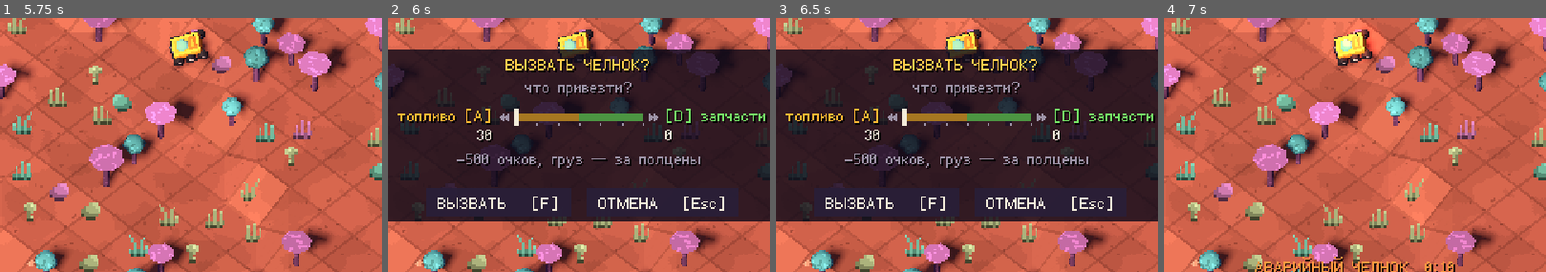
Above: before the commit, frames 1-4 (left to right).
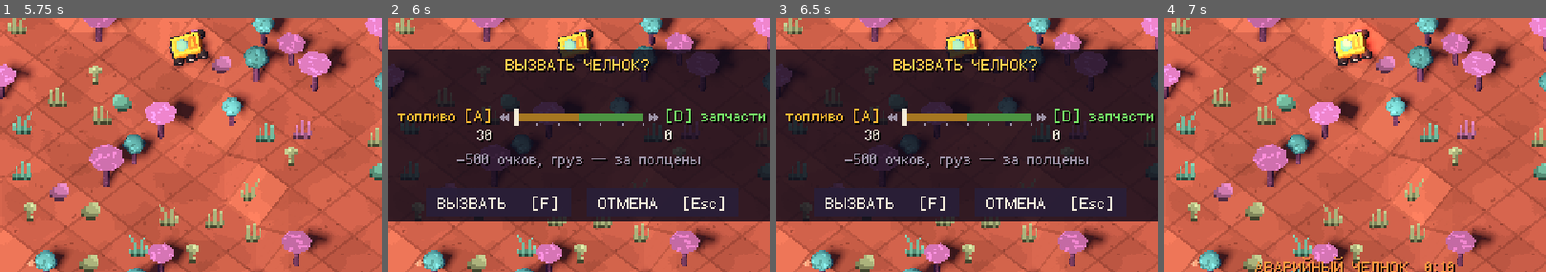
Above: after the commit, the same moments.

Repository: nogitjusthub/explorer
Game: Godot game, scene res://src/main/main.tscn
The game is run twice, just before and just after one commit, with the same random seed, the same clock (stepped at 60 frames per second) and the same inputs.
Inputs (mouse positions are % of the whole screen's width and height, from its top left):
- Up to frame 1 (5.75 s): click "ВЫСАДКА [F]" at 0.5 s; tap Enter (ui_accept) at 1.25, 1.52, 4.52 s; move the mouse to (72, 45) at 1.27 s; hold D (move_right) 1.28-2 s; tap Q (cam_left) at 1.35, 4.35 s; click (72, 45) at 1.42 s; drag from (30, 55) to (45, 70) at 2.02 s; move the mouse to (60, 28) at 2.77 s; hold D (move_right) 2.78-3.5 s; hold F (radio) 2.78-3.5 s; drag from (45, 70) to (20, 35) at 3.52 s; move the mouse to (80, 65) at 4.27 s; hold A (move_left) 4.28-5 s; drag from (20, 35) to (35, 25) at 5.02 s
- Up to frame 2 (6 s): move the mouse to (55, 50) at 5.77 s; hold S (move_down) from 5.78 s (still down); hold F (radio) from 5.78 s (still down); click (55, 50) at 5.92 s
- Up to frame 3 (6.5 s): keep holding S (move_down); keep holding F (radio)
- Up to frame 4 (7 s): release S (move_down) at 6.5 s; release F (radio) at 6.5 s; click "ВЫЗВАТЬ [F]" at 6.5 s
The pictures show only the part of the screen within x 25-75%, y 44-94%; the shares and areas given below are measured in that part.

Frame 1 is identical in both runs. In frame 2, 0.6% of the frame differs, in the area x 35-65%, y 25-32%; in frame 3, 0.6%; in frame 4, nothing differs.

Commit message:
Без лишних подсказок: экран загрузки, челнок на площадке, меню челноков
- Web shell: no "first launch is slower" hint and no background-tab
  notice under the loading bar — the bar and the stage label are enough.
- HUD: "ЧЕЛНОК НА ПЛОЩАДКЕ 0:20" without "— остановитесь в круге".
- Shuttle menu: "+N очков" and "груз N + бонус N" without the
  "челнок улетит" / "конец забега" tails; emergency menu without the
  "что привезти?" subtitle.
- GDD and ARCHITECTURE updated accordingly.

Co-Authored-By: Claude Opus 5.5 (1M context) <noreply@anthropic.com>
Claude-Session: https://claude.ai/code/session_01GJC6bC9e6XpvUUnT5cavAj

Diff:
--- a/src/ui/hud/hud.gd
+++ b/src/ui/hud/hud.gd
@@ -244,7 +244,7 @@
 					HORIZONTAL_ALIGNMENT_CENTER, size.x)
 		&"landed":
 			var col := COLOR_PAD if _shuttle_left > 5.0 or blink else COLOR_FUEL_LOW
-			_text(Vector2(0, y), "ЧЕЛНОК НА ПЛОЩАДКЕ  %s  — остановитесь в круге" % _clock(_shuttle_left), UiKit.TEXT, col,
+			_text(Vector2(0, y), "ЧЕЛНОК НА ПЛОЩАДКЕ  %s" % _clock(_shuttle_left), UiKit.TEXT, col,
 					HORIZONTAL_ALIGNMENT_CENTER, size.x)
 	y -= 12.0
 	if _notice_t > 0.0:
--- a/src/ui/screens/emergency_menu.gd
+++ b/src/ui/screens/emergency_menu.gd
@@ -100,8 +100,6 @@
 	var w := PANEL.size.x
 	UiKit.text(_canvas, Vector2(x, PANEL.position.y + 13), "ВЫЗВАТЬ ЧЕЛНОК?", UiKit.TEXT, UiKit.COLOR_MARK,
 			HORIZONTAL_ALIGNMENT_CENTER, w)
-	UiKit.text(_canvas, Vector2(x, PANEL.position.y + 27), "что привезти?", UiKit.TEXT, UiKit.COLOR_DIM,
-			HORIZONTAL_ALIGNMENT_CENTER, w)
 	var tr := _track()
 	var fuel_c: Color = UiKit.STAT_COLORS[UiKit.Stat.FUEL]
 	var parts_c: Color = UiKit.STAT_COLORS[UiKit.Stat.ARMOR]
--- a/src/ui/screens/shuttle_menu.gd
+++ b/src/ui/screens/shuttle_menu.gd
@@ -107,8 +107,8 @@
 	var hint := ""
 	match _selected:
 		Item.SHIP:
-			hint = "+%d очков, челнок улетит" % cargo_value if cargo_value > 0 else "груза нет"
+			hint = "+%d очков" % cargo_value if cargo_value > 0 else "груза нет"
 		Item.EVACUATE:
-			hint = "груз %d + бонус %d, конец забега" % [cargo_value, bonus]
+			hint = "груз %d + бонус %d" % [cargo_value, bonus]
 	UiKit.text(_canvas, Vector2(PANEL.position.x, PANEL.end.y - 6), hint, UiKit.TEXT, COLOR_DIM,
 			HORIZONTAL_ALIGNMENT_CENTER, PANEL.size.x)
Not shown, changed: assets/web/shell.html
Not shown, changed: docs/ARCHITECTURE.md
Not shown, changed: docs/GDD.md
